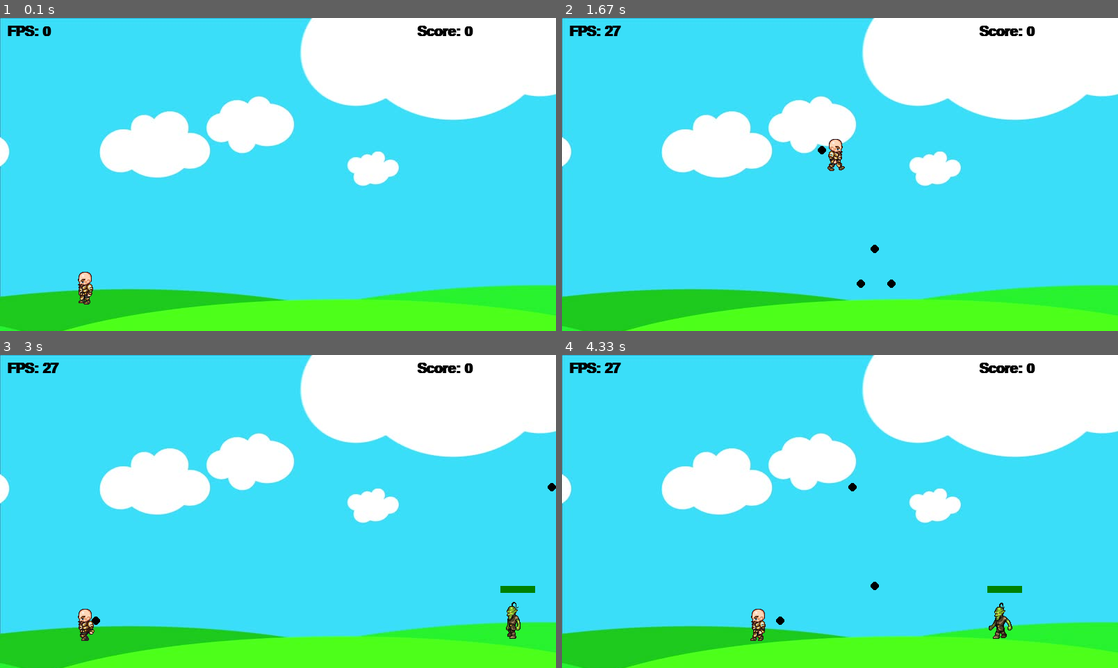
Above: before the commit, frames 1-4 (two rows, left to right).
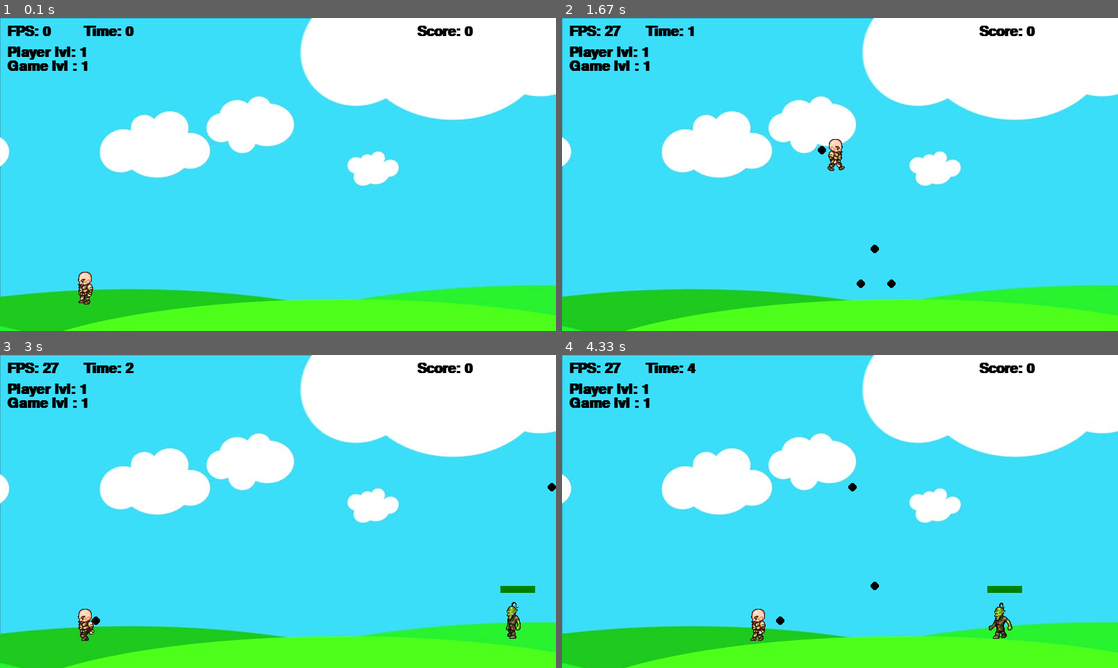
Above: after the commit, the same moments.

Repository: Tchomas/pygame_testing
Game: pygame game, started from game.py
The game is run twice, just before and just after one commit, with the same random seed, the same clock (stepped at 60 frames per second) and the same inputs.
Inputs:
- Up to frame 1 (0.1 s): no input
- Up to frame 2 (1.67 s): tap Space at 0.33, 0.73, 1.03, 1.23, 1.57 s; hold Right 0.67-1.13 s; hold Up 1.17-1.47 s; hold Right from 1.5 s (still down)
- Up to frame 3 (3 s): tap Space at 1.87, 2.07, 2.37, 2.63, 2.93 s; release Right at 1.97 s; hold Left 2-2.53 s; hold Left 2.57-2.97 s
- Up to frame 4 (4.33 s): hold Up 3-3.37 s; tap Space at 3.07, 3.47, 3.77, 4.13 s; hold Right 3.4-4.03 s; hold Left from 4.07 s (still down)

The runs differ from the first frame. In frame 1, 0.8% of the frame differs, in the area x 1-25%, y 2-17%; in frame 2, 0.8%; in frame 3, 0.8%; in frame 4, 0.8%.

Commit message:
More game stats
+ Added displays
+ game time counter
+ player level
+ game level

Diff:
--- a/game.py
+++ b/game.py
@@ -21,11 +21,11 @@
 bulletSound.set_volume(0.2)
 hitSound.set_volume(0.2)
 music = pygame.mixer.music.load('sounds/music.mp3')
-pygame.mixer.music.play(-1)
 pygame.mixer.music.set_volume(0.05)
+#pygame.mixer.music.play(-1)
 
 score = 0
-
+GameLevel = 1
 
 class enemy(object):
     walkRight = [pygame.image.load('pics/R1E.png'), pygame.image.load('pics/R2E.png'), pygame.image.load('pics/R3E.png'),
@@ -108,6 +108,7 @@
         self.jumpCount = 10
         self.standing = True
         self.hitbox = (self.x + 20, self.y, 29, 60)
+        self.lvl = 1
 
     def draw(self, win):
         if self.walkCount + 1 >= 27:
@@ -195,6 +196,15 @@
     fps = font1.render('FPS: ' + str(round(clock.get_fps())), 1, (0, 0, 0))
     window.blit(fps, (10, 10))
 
+    game_time = font1.render('Time: ' + str(pygame.time.get_ticks()//1000), 1, (0, 0, 0))
+    window.blit(game_time, (120, 10))
+
+    playerlvl = font1.render('Player lvl: ' + str(player1.lvl), 1, (0, 0, 0))
+    window.blit(playerlvl, (10, 40))
+
+    gamelvl = font1.render('Game lvl : ' + str(GameLevel), 1, (0, 0, 0))
+    window.blit(gamelvl, (10, 60))
+
     pygame.display.update()
 
 # main
@@ -258,8 +268,6 @@
                         if not ene.visible:
                             enemies.pop(enemies.index(ene))
 
-
-
     keys = pygame.key.get_pressed()
     if keys[pygame.K_SPACE] and shootLoop == 0:
         if player1.left:
@@ -286,7 +294,7 @@
         player1.standing = True
         player1.walkCount = 0
 
-    if not(player1.isJump):
+    if not player1.isJump:
         if keys[pygame.K_UP]:
             player1.isJump = True
 
Not shown, changed: README.md
